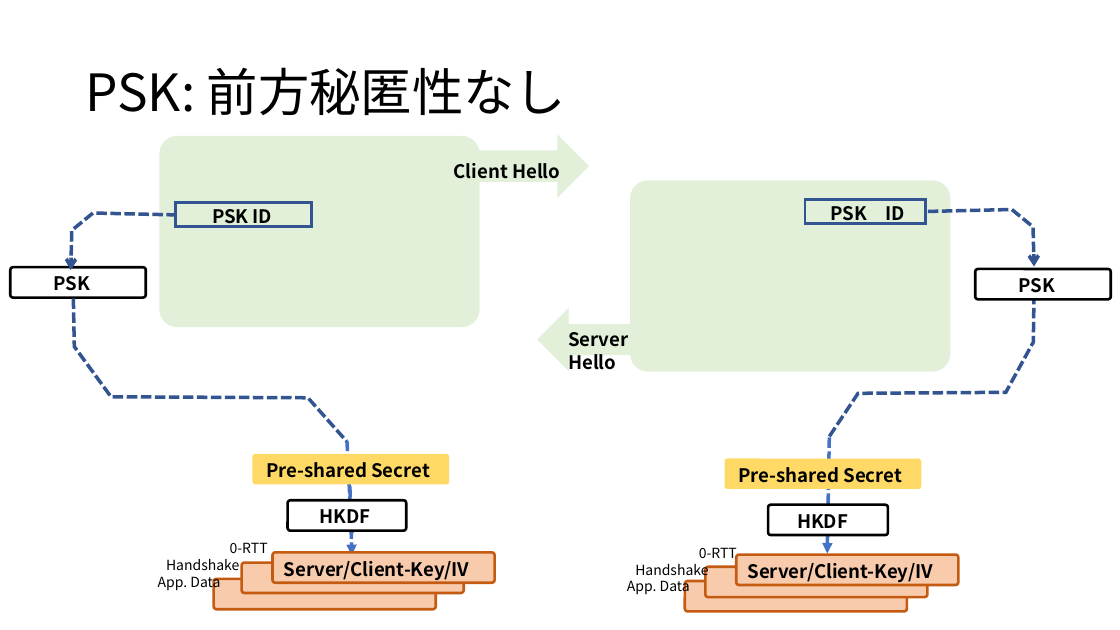
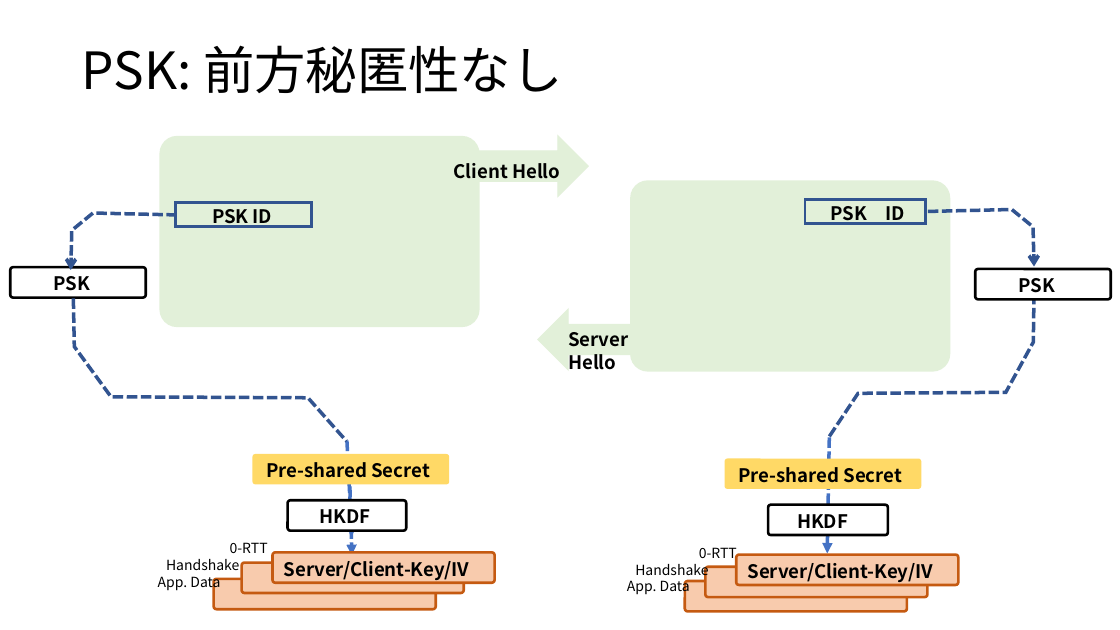
Before and after one commit to kojo1/TLSbook-en, a slide deck: slide 18 of Resource/Part1.Technology/Chapter2.Protocol/1.2.2-keyAgree.pptx. Drawn at 1120x630 pixels with LibreOffice and Linux fonts; fonts in the diff are those of the drawing. Boxes give left, top, right and bottom in pixels: in the first picture for what was removed or moved away, otherwise in the second. Text is boxed around its words. In the diff, an @@ line names an element or a change of style, - is before the commit and + after.

```diff
--- a/Resource/Part1.Technology/Chapter2.Protocol/1.2.2-keyAgree.pptx
+++ b/Resource/Part1.Technology/Chapter2.Protocol/1.2.2-keyAgree.pptx
@@ title "PSK: 前方秘匿性なし": place and size @@
-title "PSK: 前方秘匿性なし" at bbox=[85, 67, 566, 115]
+title "PSK: 前方秘匿性なし" at bbox=[82, 45, 562, 93]
```
Also in this commit, not shown: 1 other slide changed, 2 other files.
